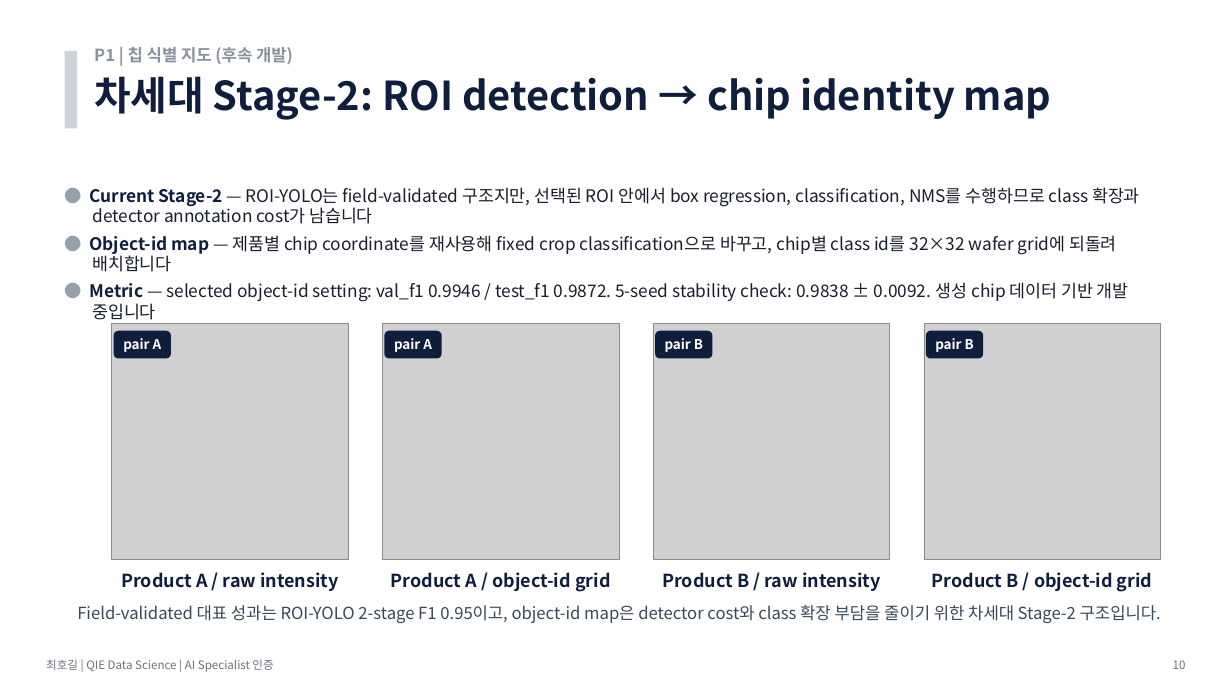
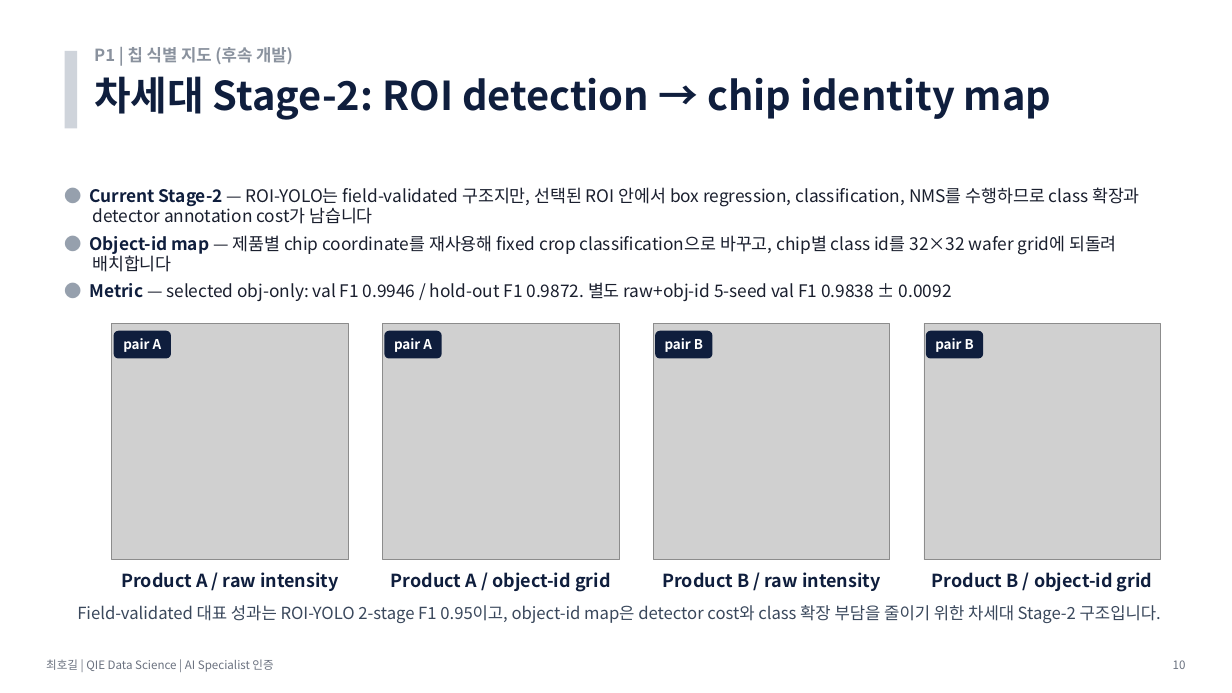
Before and after one commit to hogil/fbm_paper, a slide deck: slide 10 of recommendation/presentation/'26년 AI Specialist 면점 심사 자료_메모리사업부_최호길.pptx. Drawn at 1232x693 pixels with LibreOffice and Linux fonts; fonts in the diff are those of the drawing; grey boxes stand for pictures. Boxes give left, top, right and bottom in pixels: in the first picture for what was removed or moved away, otherwise in the second. Text is boxed around its words. In the diff, an @@ line names an element or a change of style, - is before the commit and + after.

```diff
--- a/recommendation/presentation/'26년 AI Specialist 면점 심사 자료_메모리사업부_최호길.pptx
+++ b/recommendation/presentation/'26년 AI Specialist 면점 심사 자료_메모리사업부_최호길.pptx
@@ text at <box>90,282,952,301</box>: text changed @@
-● Metric — selected object-id setting: val_f1 0.9946 / test_f1 0.9872. 5-seed stability check: 0.9838 ± 0.0092. 생성 chip 데이터 기반 개발 중입니다
+● Metric — selected obj-only: val F1 0.9946 / hold-out F1 0.9872. 별도 raw+obj-id 5-seed val F1 0.9838 ± 0.0092
```
Also in this commit, not shown: 12 other slides changed, 2 other files.
